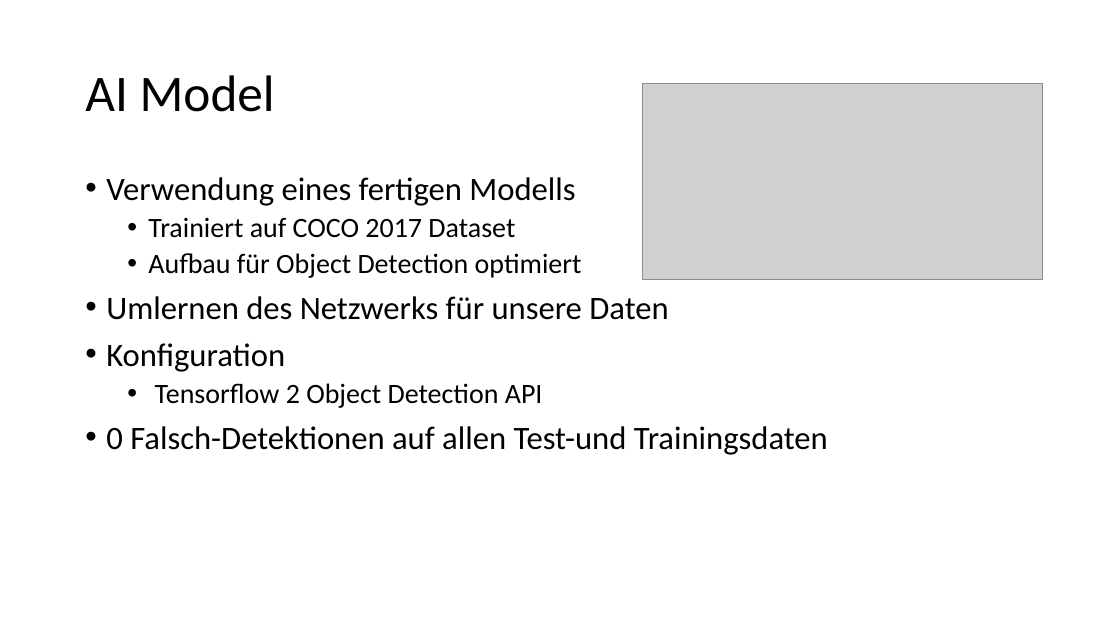
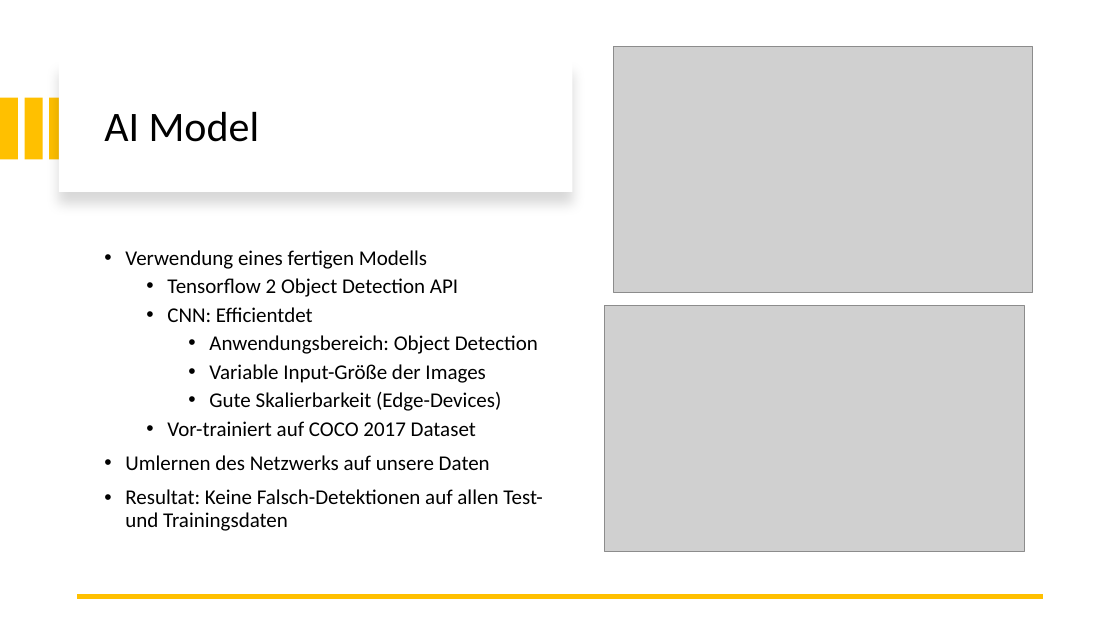
Before and after one commit to norbus161/Indiana-Jones-Defect-Detection, a slide deck: slide 5 of presentation/DIP-Project.pptx. Drawn at 1120x630 pixels with LibreOffice and Linux fonts; fonts in the diff are those of the drawing; grey boxes stand for pictures. Boxes give left, top, right and bottom in pixels: in the first picture for what was removed or moved away, otherwise in the second. Text is boxed around its words. In the diff, an @@ line names an element or a change of style, - is before the commit and + after.

```diff
--- a/presentation/DIP-Project.pptx
+++ b/presentation/DIP-Project.pptx
@@ picture: place and size @@
-picture at (643,83,1044,280)
+picture at (613,46,1033,292)
@@ rectangle added at (59,60,572,192), fill #FFFFFF @@
@@ title "AI Model": place and size @@
-title "AI Model" at (85,75,275,112)
+title "AI Model" at (104,112,260,142)
@@ title "AI Model" at (104,112,260,142): size 44 to 36 pt @@
@@ rectangle added at (0,97,18,160), fill #FFC000 @@
@@ rectangle added at (24,97,42,160), fill #FFC000 @@
@@ rectangle added at (50,97,67,160), fill #FFC000 @@
@@ text "Verwendung eines fertigen Modells": place and size @@
-text "Verwendung eines fertigen Modells" at (106,177,828,455)
+text "Verwendung eines fertigen Modells" at (125,250,543,531)
@@ text "Verwendung eines fertigen Modells" at (125,250,543,531): vertical alignment top to middle @@
@@ text at (106,217,668,372): paragraphs removed @@
-  • Trainiert auf COCO 2017 Dataset
-  • Aufbau für Object Detection optimiert
-• Umlernen des Netzwerks für unsere Daten
-• Konfiguration
@@ text at (125,250,458,297): size 28 to 18 pt in "Verwendung eines fertigen Modells"; size 24 to 18 pt in "Tensorflow 2 Object Detection API" @@
@@ text at (125,307,543,531): text changed; size 28 to 18 pt @@
-• 0 Falsch-Detektionen auf allen Test-und Trainingsdaten
+  • CNN: Efficientdet
+    • Anwendungsbereich: Object Detection
+    • Variable Input-Größe der Images
+    • Gute Skalierbarkeit (Edge-Devices)
+  • Vor-trainiert auf COCO 2017 Dataset
+• Umlernen des Netzwerks auf unsere Daten
+• Resultat: Keine Falsch-Detektionen auf allen Test- und Trainingsdaten
@@ picture added at (605,306,1024,552) @@
@@ line added from (1044, 597) to (77, 597), #FFC000 4.5 pt @@
```
Also in this commit, not shown: 8 other slides changed, 2 slides added, 2 slides removed.
